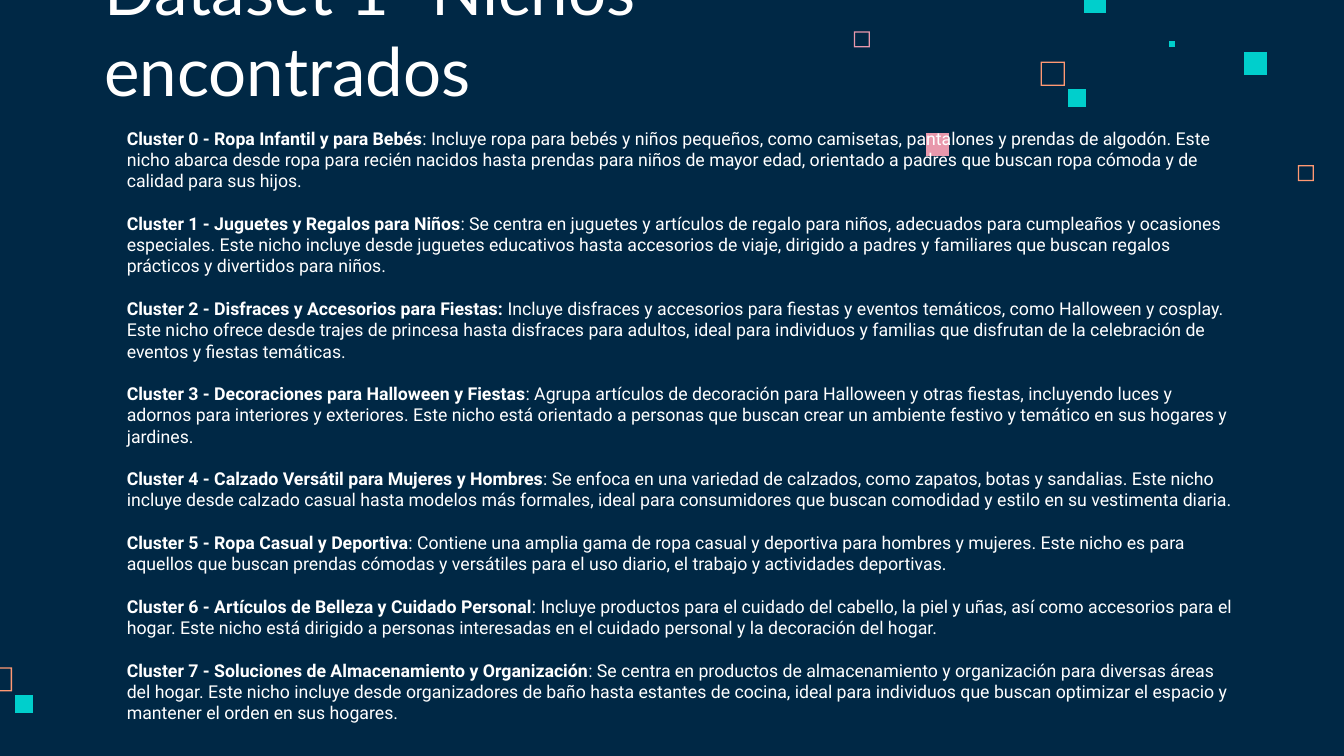
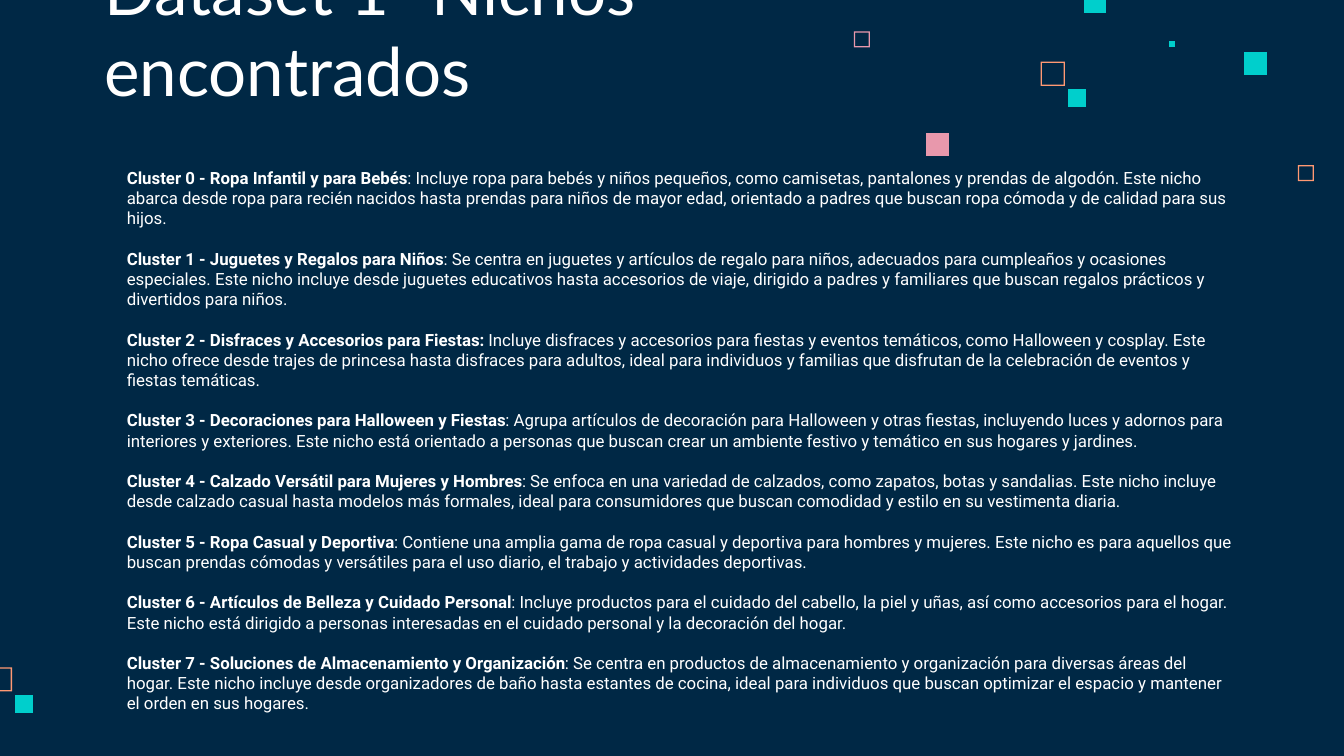
Before and after one commit to ChrissValdez/Proyecto_Integrador, a slide deck: slide 15 of Proyecto_integrador.pptx. Drawn at 1344x756 pixels with LibreOffice and Linux fonts; fonts in the diff are those of the drawing. Boxes give left, top, right and bottom in pixels: in the first picture for what was removed or moved away, otherwise in the second. Text is boxed around its words. In the diff, an @@ line names an element or a change of style, - is before the commit and + after.

```diff
--- a/Proyecto_integrador.pptx
+++ b/Proyecto_integrador.pptx
@@ text "Cluster 0 - Ropa Infantil ...": place and size @@
-text "Cluster 0 - Ropa Infantil ..." at (127, 131, 1232, 723)
+text "Cluster 0 - Ropa Infantil ..." at (127, 171, 1232, 713)
@@ text "Cluster 0 - Ropa Infantil ..." at (127, 171, 1232, 713): size 9.5 to 9 pt @@
```
Also in this commit, not shown: 8 other slides changed.
